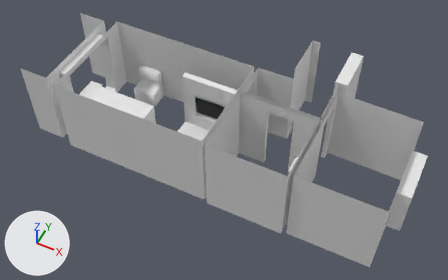
Renders of the glTF model objs/obj.glb from each side of a commit.
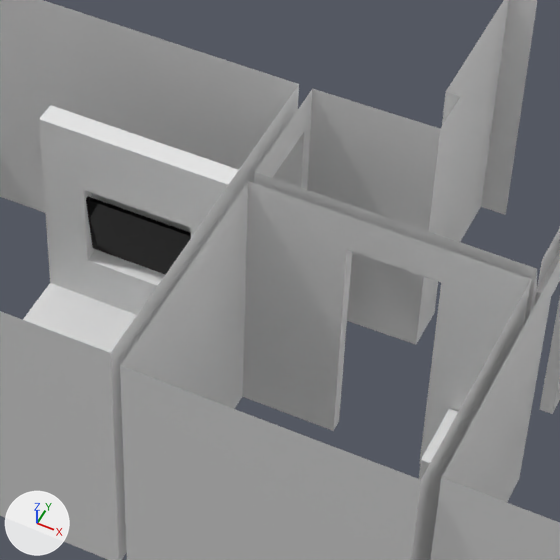
The first picture shows the older version from a camera (50 mm lens) standing at (5.37, -12.25, 14.85) and looking at (-0.3, -0.91, 0.68). The close-ups show the older and then the newer version on the part from 38% to 73% of the width and 15% to 71% of the height of that picture. Only the edits that show in the close-ups are written down. The axes (+X, +Y, +Z) are drawn at lower left. The lights are the same throughout. Where no turn or scale is listed for an object, it has been applied to the vertices.

Script lines for the objects in view, before the commit:
```python
me_cube = bpy.data.meshes.new('Cube')
me_cube.from_pydata(...)  # 8 vertices, 12 faces; spans x -0.481..0.481, y -0.054..0.054, z -0.328..0.328
me_cube.materials.append(mat_tv)  # black #1b1b1b
me_plane = bpy.data.meshes.new('Plane')
me_plane.from_pydata(...)  # 104 vertices, 139 faces; spans x -2.98..8.61, y -1.73..3.56, z 0.0..2.6
me_plane.materials.append(mat_material)  # white #e7e7e7
me_plane_001 = bpy.data.meshes.new('Plane.001')
me_plane_001.from_pydata(...)  # a box spanning x -0.191..0.199, y -0.3..0.3, z -0.419..0.421; a 32-sided cylinder along x spanning x -0.222..-0.191, y -0.208..0.186, z -0.26..0.134
me_plane_001.materials.append(mat_material)  # white #e7e7e7
ob_tv = bpy.data.objects.new('TV', me_cube)
ob_tv.location = (-0.9, -0.642, 1.468)
ob_washing_machine = bpy.data.objects.new('Washing machine', me_plane_001)
ob_washing_machine.location = (2.143, -0.979, 0.419)
ob_квартира = bpy.data.objects.new('Квартира', me_plane)
ob_квартира.location = (-3.188, -1.095, 0.0)
# also in view: 'Partition Wall' at (-0.91, -0.61, 1.27); 'Bed' at (-0.91, -1.72, 0.62)
```
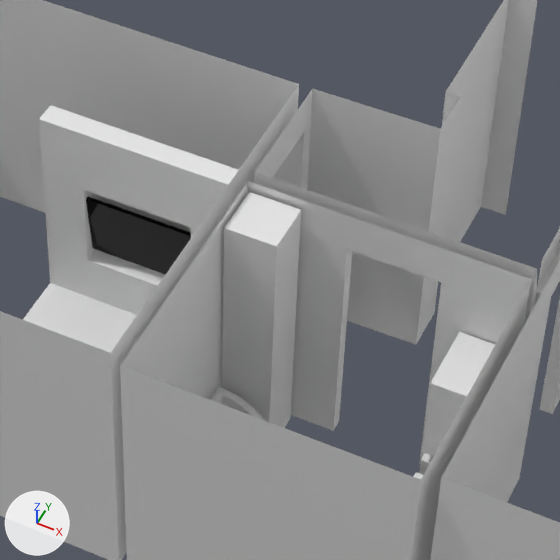
The edits, one by one:
Mesh me_plane_012 is new.
It is a box spanning x -0.22..0.22, y -0.22..0.22, z 0.0..2.53.
It uses material mat_material (white #e7e7e7).
Mesh me_plane_011 is new.
It is a box spanning x -0.2..0.2, y -0.5..0.3, z -0.4..0.4.
It uses material mat_material (white #e7e7e7).
Mesh me_circle_001 is new.
It has 384 vertices, 764 faces and spans x 0.0..0.9, y -0.6..1.0, z 0.0..0.71.
It uses material mat_material (white #e7e7e7).
Object 'Bathroom wardrobe' (ob_bathroom_wardrobe) is new; it shows me_plane_012.
Its location is (0.333, -0.92, -0.009).
Object 'Sink' (ob_sink) is new; it shows me_plane_011.
Its location is (2.154, -1.679, 0.391).
Object 'Drying machine' (ob_drying_machine) is new; it shows a copy of the mesh of ob_washing_machine.
Its location is (2.143, -0.979, 1.356).
Object 'Bath' (ob_bath) is new; it shows me_circle_001.
Its location is (0.104, -2.192, -0.009).

Boxes (x1, y1, x2, y2) around the edits, measured in the close-ups (560 x 560 px):
'Bathroom wardrobe', added
    after: (222, 192, 301, 428)
'Drying machine', added
    after: (422, 332, 495, 456)
'Bath', added
    after: (210, 387, 263, 420)
'Sink', added (mostly hidden)
    after: (414, 472, 423, 480)
